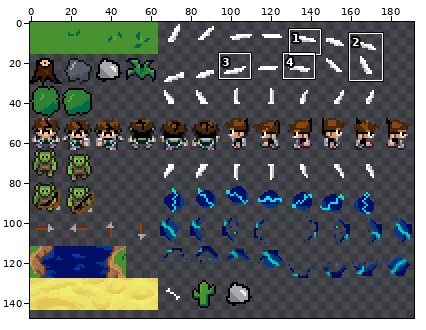
Sprite sheet -- game/img/smallsprites.png. Above, an overview of the earlier version with the close-up marked.
Close-up. As it was:
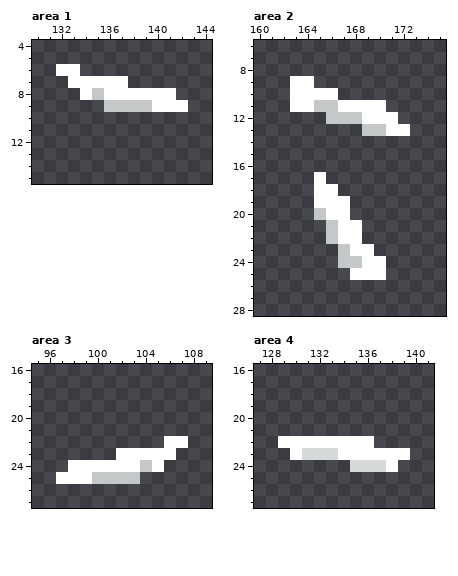
The file is 192x192 pixels. Pixels under 10% opacity are left out. Colours within 5 levels of each other are drawn and written as one. Shown: area 1: x 130..144, y 4..15; area 2: x 160..175, y 6..28; area 3: x 95..109, y 16..27; area 4: x 127..141, y 16..27. The wide view leaves out empty margins. The commit also changed other parts of the picture, which this record leaves out.
Now the later version:
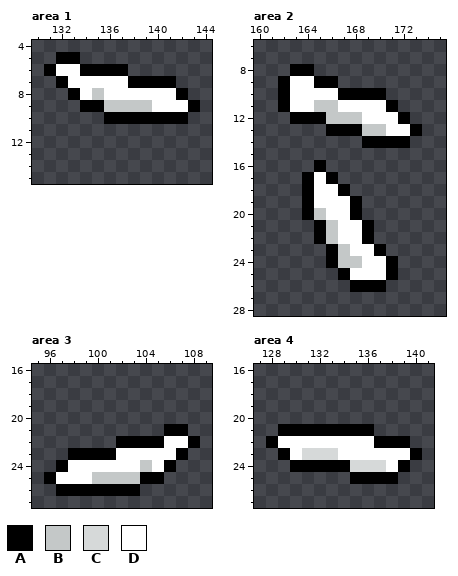
Palette (. is transparent): A #000000  B #c4c8c8  C #d6d9d9  D #ffffff
Edits made:
Area 1:
y 5: x 132..133 .. -> AA
y 6: x 131 . -> A; x 134..137 .... -> AAAA
y 7: x 132 . -> A; x 138..141 .... -> AAAA
y 8: x 133 . -> A; x 142 . -> A
y 9: x 134..135 .. -> AA; x 143 . -> A
y 10: x 136..142 ....... -> AAAAAAA
Area 2:
y 8: x 163..164 .. -> AA
y 9: x 162 . -> A; x 165..166 .. -> AA
y 10: x 162 . -> A; x 167..170 .... -> AAAA
y 11: x 162 . -> A; x 171 . -> A
y 12: x 163..165 ... -> AAA; x 172 . -> A
y 13: x 166..168 ... -> AAA; x 173 . -> A
y 14: x 169..172 .... -> AAAA
y 16: x 165 . -> A
y 17: x 164 . -> A; x 166 . -> A
y 18: x 164 . -> A; x 167 . -> A
y 19..20: x 164 . -> A; x 168 . -> A
y 21..22: x 165 . -> A; x 169 . -> A
y 23: x 166 . -> A; x 170 . -> A
y 24: x 166 . -> A; x 171 . -> A
y 25: x 167 . -> A; x 171 . -> A
y 26: x 168..170 ... -> AAA
Area 3:
y 21: x 106..107 .. -> AA
y 22: x 102..105 .... -> AAAA; x 108 . -> A
y 23: x 98..101 .... -> AAAA; x 107 . -> A
y 24: x 97 . -> A; x 106 . -> A
y 25: x 96 . -> A; x 104..105 .. -> AA
y 26: x 97..103 ....... -> AAAAAAA
Area 4:
y 21: x 129..136 ........ -> AAAAAAAA
y 22: x 128 . -> A; x 137..139 ... -> AAA
y 23: x 129 . -> A; x 140 . -> A
y 24: x 130..134 ..... -> AAAAA; x 139 . -> A
y 25: x 135..138 .... -> AAAA
Changed places in both close-ups, as pixel boxes (x1, y1, x2, y2):
added: (44, 52, 200, 124)
added: (278, 64, 422, 292)
added: (44, 424, 200, 496)
added: (266, 424, 422, 484)
